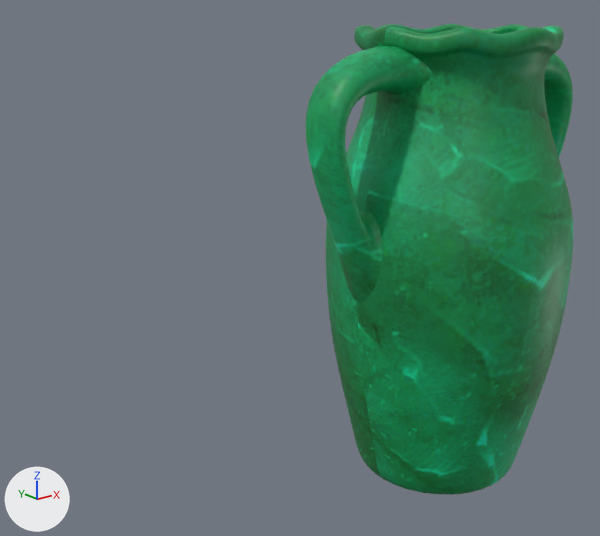
The Blender file exporter/tests/blend/vase.blend, before and after one commit.
The view is the same before and after, from a 50 mm camera at (-7.04, -6.13, 5.36) aimed at (-1.46, 0.84, 2.58). Every picture has the same lights, and +X, +Y and +Z are marked at lower left.
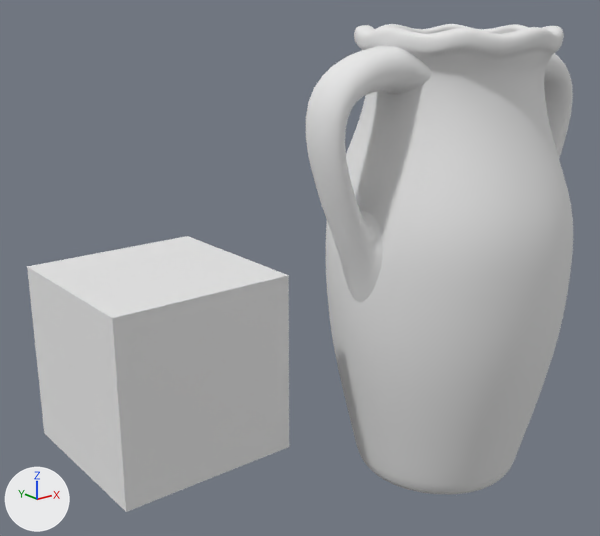
Commit message: update vase

Pixel boxes (x1, y1, x2, y2) of what changed, in the pictures (600 x 536 px):
'Mesh.001', recoloured (green to grey): (306, 24, 573, 494) in both
'Cube', added: after (27, 236, 289, 512)

The change, as a diff of the scene's bpy script:
```diff
--- a/exporter/tests/blend/vase.blend.py
+++ b/exporter/tests/blend/vase.blend.py
@@ mat_material @@
+mat_material = diffuse_material('Material')
+mat_material.base_color = (0.8, 0.8, 0.8)  # white #e7e7e7
@@ mat_material_001 @@
+mat_material_001 = diffuse_material('Material.001')
+mat_material_001.base_color = (0.8, 0.8, 0.8)  # white #e7e7e7
@@ me_mesh_001 @@
 me_mesh_001.from_pydata(...)  # 370 vertices, 384 faces; spans x -2.02..2.02, y -1.55..1.55, z 0.0..5.25
-me_mesh_001.materials.append(mat_green_jpg)  # picture img_green_jpg
+me_mesh_001.materials.append(mat_material)  # white #e7e7e7
@@ me_cube @@
+me_cube.from_pydata(...)  # a box spanning x -1.0..1.0, y -1.0..1.0, z -1.0..1.0
+me_cube.materials.append(mat_material_001)  # white #e7e7e7
@@ ob_cube @@
+ob_cube = bpy.data.objects.new('Cube', me_cube)
+ob_cube.location = (-2.98, 1.38, 1.71)
```
